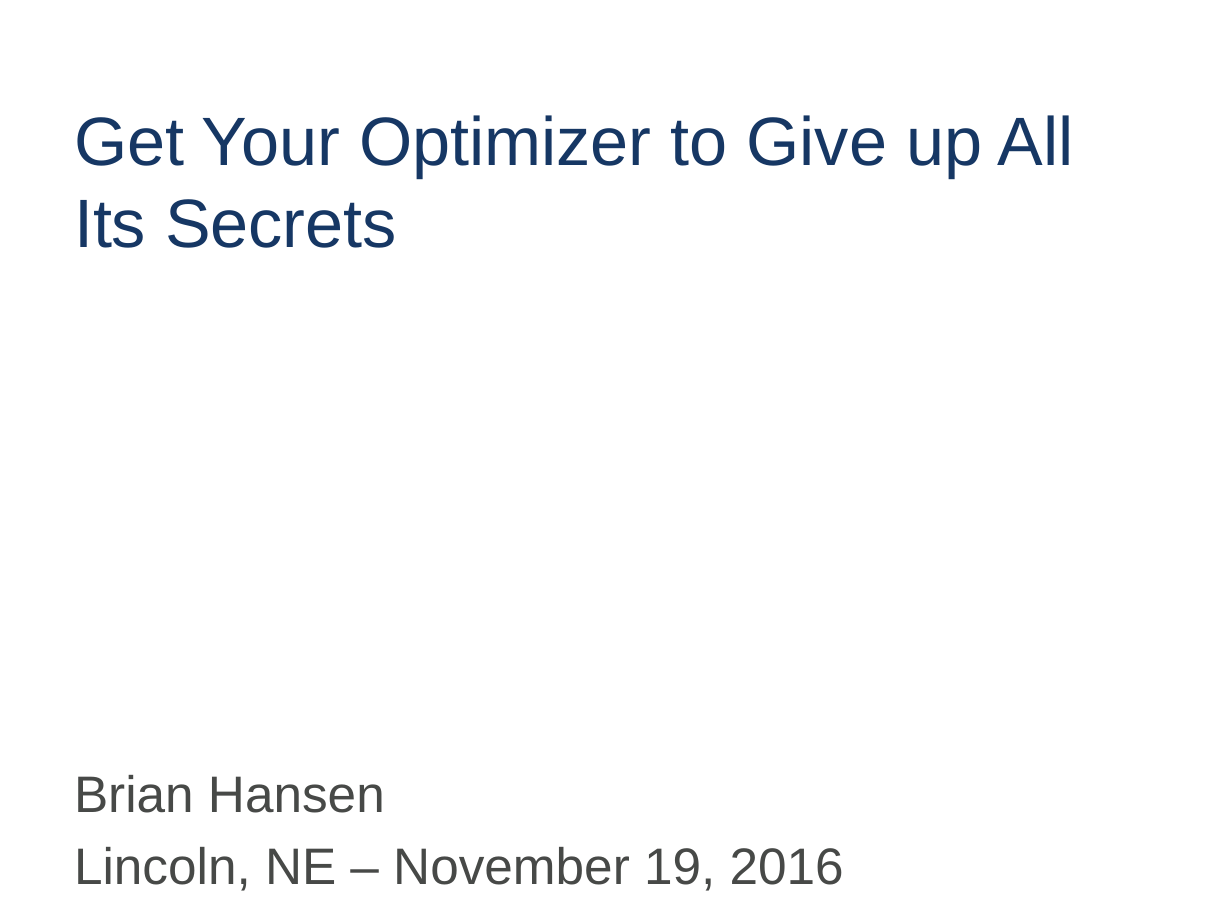
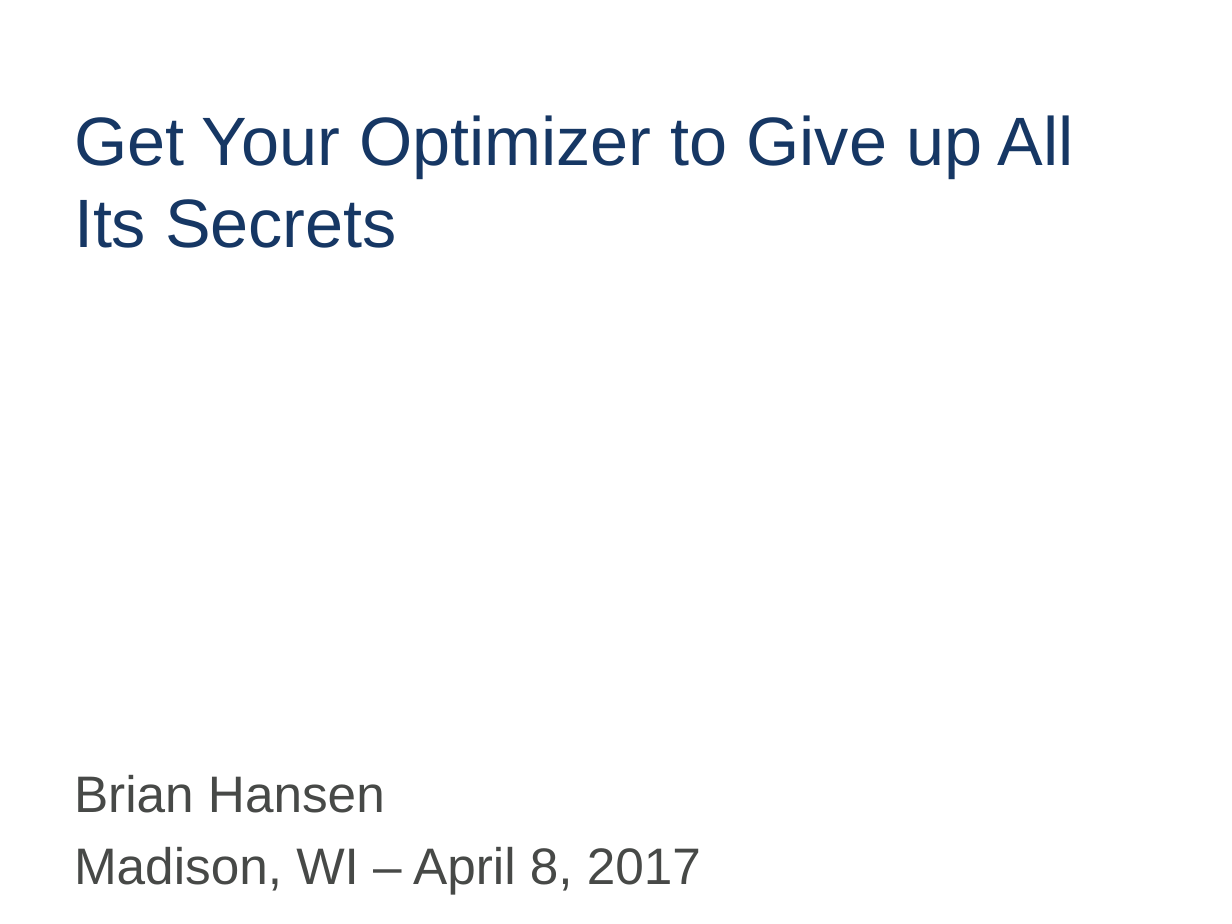
Before and after one commit to tf3604/OptimizerPresentation, a slide deck: slide 1 of Optimizer.pptx. Drawn at 1232x924 pixels with LibreOffice and Linux fonts; fonts in the diff are those of the drawing; background and template pictures are left out. Boxes give left, top, right and bottom in pixels: in the first picture for what was removed or moved away, otherwise in the second. Text is boxed around its words. In the diff, an @@ line names an element or a change of style, - is before the commit and + after.

Commit message:
Change title slide to Madison.

```diff
--- a/Optimizer.pptx
+++ b/Optimizer.pptx
@@ text at <box>74,847,701,894</box>: text changed @@
-Lincoln, NE – November 19, 2016
+Madison, WI – April 8, 2017
```
